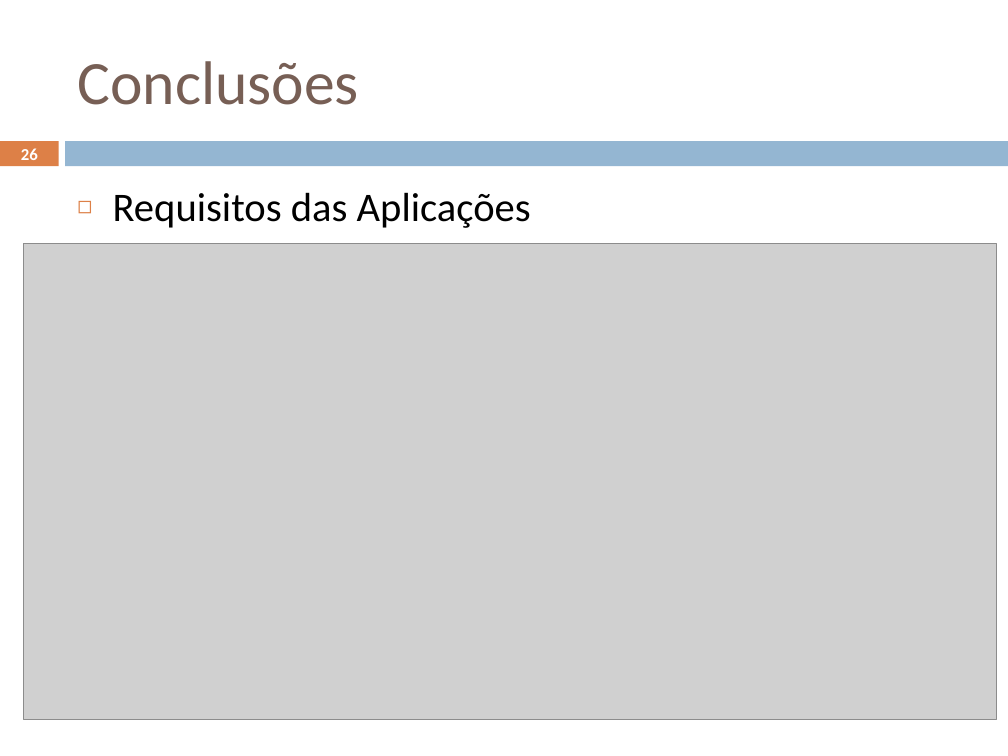
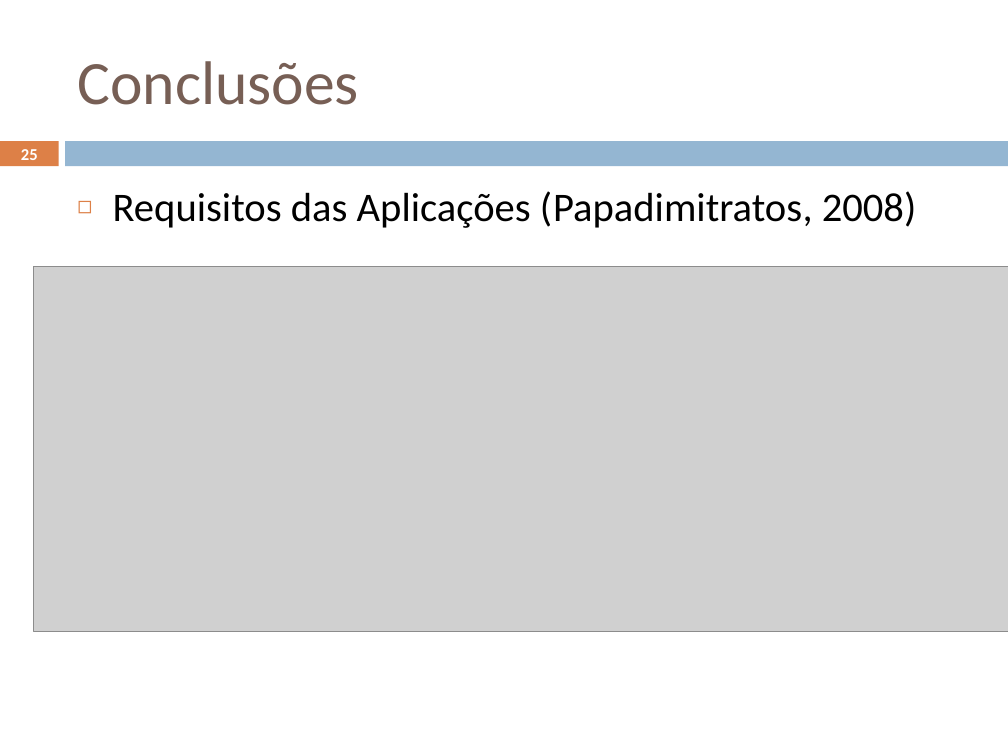
Before and after one commit to geoleite/Mestrado, a slide deck: slide 25 of Apresentacao/ApresentaçãoV1.pptx (slide 26 before the commit). Drawn at 1008x756 pixels with LibreOffice and Linux fonts; fonts in the diff are those of the drawing; grey boxes stand for pictures. Boxes give left, top, right and bottom in pixels: in the first picture for what was removed or moved away, otherwise in the second. Text is boxed around its words. In the diff, an @@ line names an element or a change of style, - is before the commit and + after.

```diff
--- a/Apresentacao/ApresentaçãoV1.pptx
+++ b/Apresentacao/ApresentaçãoV1.pptx
@@ page number at bbox=[21, 149, 38, 160]: text changed; size 12 to 11.9 pt @@
-26
+25
@@ text at bbox=[113, 191, 917, 228]: text changed @@
-◻ Requisitos das Aplicações
+◻ Requisitos das Aplicações (Papadimitratos, 2008)
@@ picture: place and size @@
-picture at bbox=[24, 243, 997, 719]
+picture at bbox=[34, 267, 1008, 632]
```
Also in this commit, not shown: 8 other slides changed, 4 slides added, 1 slide removed, 18 other files.
